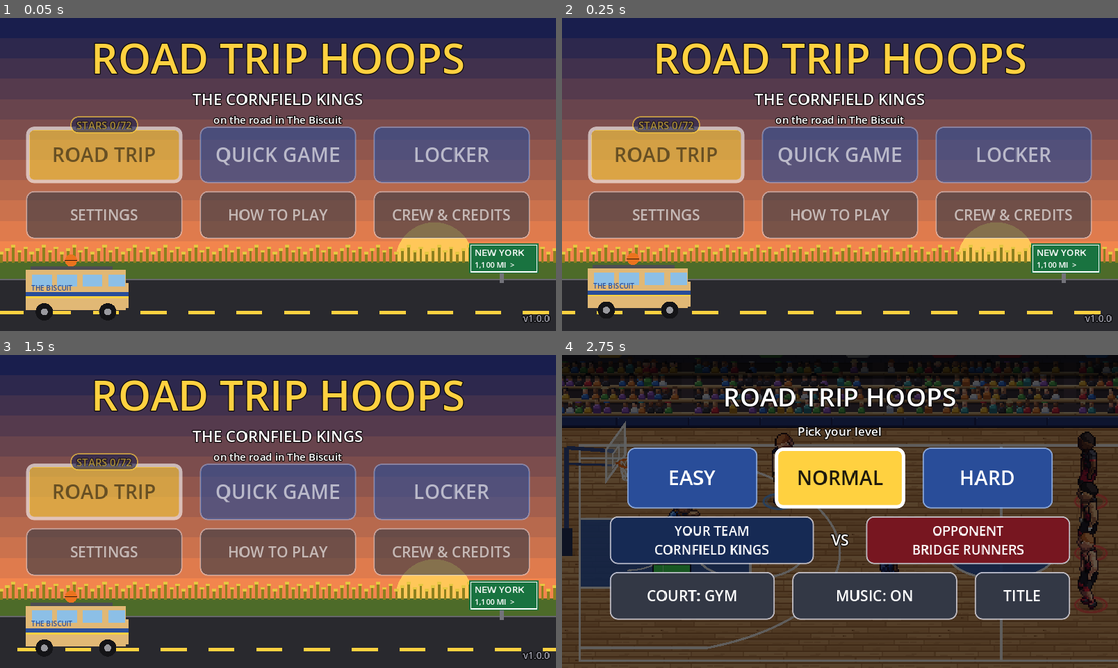
Above: before the commit, frames 1-4 (two rows, left to right).
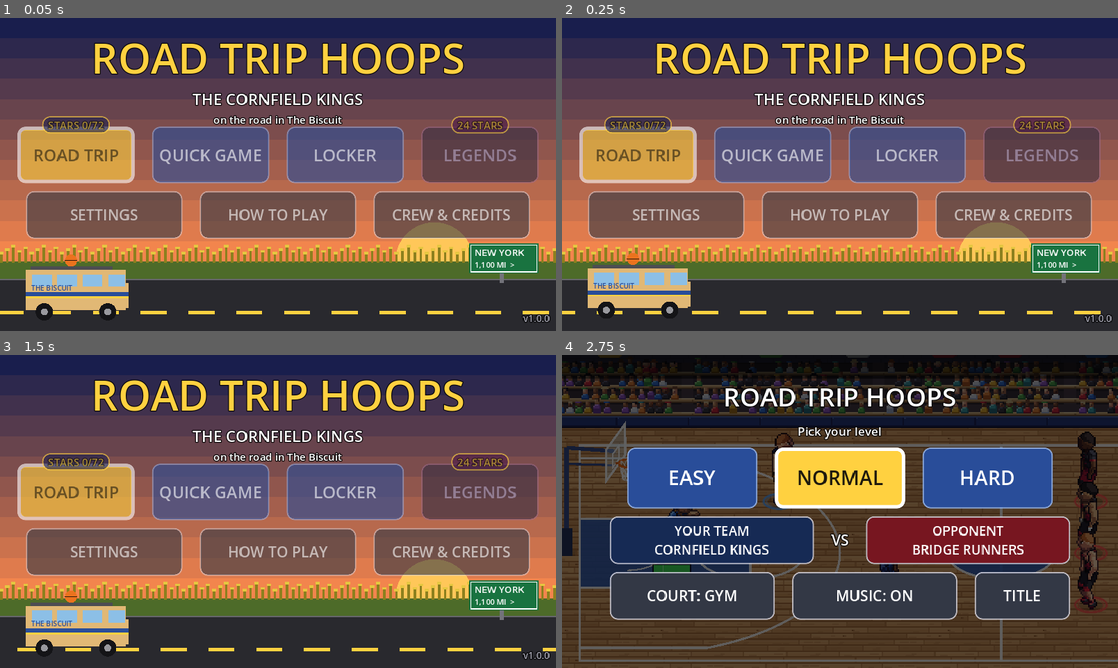
Above: after the commit, the same moments.

Repository: Kirmalo/road-trip-hoops
Game: Godot game, scene res://main.tscn
Two runs of this game, one before a commit and one after it. Both use one fixed random seed, a clock stepped at 60 frames per second and the inputs below.
Inputs:
- Up to frame 1 (0.05 s): no input
- Up to frame 2 (0.25 s): no input
- Up to frame 3 (1.5 s): click "ROAD TRIP" at 0.5 s; click "BACK" at 1.25 s
- Up to frame 4 (2.75 s): click "QUICK GAME" at 2 s

The runs differ from the first frame. In frame 1, 11% of the frame differs, in the area x 3-97%, y 31-53%; in frame 2, 11%; in frame 3, 11%; in frame 4, nothing differs.

Commit message:
P9-15: LEGENDS button on the title, HALL OF LEGENDS on CREW & CREDITS
- Title: LEGENDS joins the top row (ROAD TRIP / QUICK GAME / LOCKER / LEGENDS, 4 x 270 px, font 38;
  all buttons fit 1280 px). Open (Chapter 1's gate met): purple, opens Flow "legends". Locked: dark,
  a "24 STARS" tab on its top edge, and a tap shows "LEGENDS OPEN AT 24 STARS. YOU HAVE n: WIN TRIP
  GAMES!" for 3 s (stays on the title).
- CREW & CREDITS: a HALL OF LEGENDS button top-right (Flow "hall", back "crew") once a legend is
  unlocked.
- Reads legends.gd (P9-12) at run time: load_state(), mode_open(), gate_text(ch), unlocked_ids();
  while it is missing: the gate from legends_data.gd CHAPTERS[0].gate.stars (else 24) against
  Stars.total(), and the unlocked list from legends_save.gd read() (--legends-unlock-all / -none
  honored).
- --titletest: checks every title button lies in the window, the gate tab matches the lock, a locked
  tap stays and shows the line, an open LEGENDS opens "legends" and its BACK lands on the title; on
  CREW the Hall button shows exactly when a legend is unlocked, opens "hall" with back "crew", and
  BACK lands on CREW.

Co-Authored-By: Claude Opus 5.5 <noreply@anthropic.com>
Claude-Session: https://claude.ai/code/session_01K8WPuYbTD1xrCASynmgFd3

Diff:
--- a/scripts/title.gd
+++ b/scripts/title.gd
@@ -6,6 +6,10 @@
 #             QUICK GAME -> today's game (its start panel picks the level and court, as before)
 #             LOCKER (P8-13, owner Q3 a: Flow screen "locker", args {"back": "title"}; the star ladder and the
 #             jersey / ball / van picks, P8-15), with a "STARS n/72" tab on the ROAD TRIP button (Stars.total())
+#             LEGENDS (P9-15, owner L4 a: Flow screen "legends", the era tour) last on the top row; until
+#             Chapter 1's gate (24 stars from any games) it shows locked with the gate on a tab ("24 STARS") and a
+#             tap shows a line saying so. Read through legends.gd's mode_open() / gate_text() (P9-12), with a safe
+#             fallback while legends.gd is missing (the gate from legends_data.gd, else 24, against Stars.total())
 #             SETTINGS, CREW & CREDITS (their own Flow screens), HOW TO PLAY (Flow screen "howto", P7-H3)
 #             and the version ("v1.0.0", from project.godot application/config/version) bottom-right (P7-04)
 #             The level pickers (new trip, Settings) add LEGEND once Stars.legend_open() and difficulty.gd knows the
@@ -14,7 +18,9 @@
 #             FULL SCREEN on/off (P6-T2) and LEFT-HANDED on/off (P7-04: Difficulty.set_left_handed, from the next game)
 #   crew      the version, your crew (from the trip save if there is one: each player's unspent stat points, a
 #             DRAFTED tag, the crew points; P8-13), the art and music credits (every CC-BY item
-#             with title, author, license, source and changes) and the Godot license notice, in a scrolling list
+#             with title, author, license, source and changes) and the Godot license notice, in a scrolling list;
+#             a HALL OF LEGENDS button top-right (Flow screen "hall", args {"back": "crew"}) once one legend is
+#             unlocked (Legends.unlocked_ids(), else the Legends save's list; P9-15)
 # The Road Trip sub-panels swap in place (no reload); every other move is Flow.go(). Each panel ignores taps for
 # PANEL_ARM s, so a quick double tap can't fall through onto the next panel's button in the same spot.
 # trip.gd / save.gd (P5-05) and audio.set_sfx_volume (P5-07) are called only if they exist, so this runs alone:
@@ -23,7 +29,8 @@
 # real window mode every frame (the browser's Esc / back gesture). The first tap of a run puts a saved ON back
 # (Difficulty.restore_fullscreen(), from _input here and in pause.gd).
 # Desktop testing: Escape = BACK. Test: -- --titletest walks every screen and button (LOCKER and back too; checks the
-# STARS tab and the level pickers; add --stars 72 for LEGEND; screenshots with xvfb), puts every
+# STARS tab and the level pickers; add --stars 72 for LEGEND; LEGENDS locked or open, e.g. --stars 0 / --stars 24,
+# and CREW's HALL OF LEGENDS with --legends-unlock-all; screenshots with xvfb), puts every
 # setting back and restores settings.cfg byte for byte at the end.
 
 const UI = preload("res://scripts/ui_kit.gd")
@@ -49,7 +56,6 @@
 const CREW_FONT := 36                          # "THE CORNFIELD KINGS"
 const VAN_FONT := 24                           # "on the road in The Biscuit"
 const MAIN_BTN := Vector2(400, 130)            # CONTINUE / NEW TRIP, START OVER / KEEP MY TRIP
-const TOP_BTN := Vector2(360, 130)             # ROAD TRIP / QUICK GAME / LOCKER (P8-13: over the three side buttons)
 const STAR_FONT := 24                          # "STARS 41/72" on the ROAD TRIP button's tab
 const STAR_TAB_RISE := 24.0                    # px the stars tab sits above the ROAD TRIP button's top edge
 const STAR_TAB_PAD := Vector2(14, 2)           # px inside the stars tab
@@ -58,6 +64,25 @@
 const LEGEND_NAME := "legend"                  # the 4th level's name in Difficulty.NAMES (P8-19)
 const TRIP_LEVEL_BTN4 := Vector2(260, 140)     # the new-trip level buttons when LEGEND makes four
 const SIDE_BTN := Vector2(360, 110)            # SETTINGS / HOW TO PLAY / CREW & CREDITS (three fit 1280 px)
+# P9-15 (owner L4 a): LEGENDS joins the top row, so the four top buttons share 1280 px
+const TOP_BTN4 := Vector2(270, 130)            # ROAD TRIP / QUICK GAME / LOCKER / LEGENDS (4 x 270 + 3 gaps = 1200 px)
+const TOP_FONT4 := 38                          # their text ("QUICK GAME" fits 270 px)
+const LEGENDS_SCREEN := "legends"              # Flow screen (scripts/legends_tour.gd, P9-18; "not built yet" until then)
+const HALL_SCREEN := "hall"                    # Flow screen (scripts/hall.gd, P9-19), args {"back": "crew"} from CREW
+const LEGENDS_PATH := "res://scripts/legends.gd"           # P9-12: mode_open(), gate_text(), unlocked_ids() (optional)
+const LEGENDS_DATA_PATH := "res://scripts/legends_data.gd" # P9-07: CHAPTERS[0].gate.stars, the fallback gate
+const LEGENDS_SAVE_PATH := "res://scripts/legends_save.gd" # P9-02: read().unlocked, the fallback unlock count
+const LEGENDS_GATE_STARS := 24                 # Chapter 1's gate when legends_data.gd isn't there (L4 a: 24 stars)
+const LEGENDS_LOCK_FILL := Color(0.22, 0.18, 0.26)   # the locked LEGENDS button: dark purple-grey
+const LEGENDS_LOCK_TEXT := Color(0.72, 0.66, 0.78)
+const LEGENDS_TAB_FILL := Color(0.30, 0.10, 0.28)    # the gate tab ("24 STARS") on the locked button
+const LEGENDS_MSG_TIME := 3.0                  # s the "LEGENDS OPEN AT 24 STARS" line stays after a tap on the lock
+const LEGENDS_MSG_FONT := 26
+const LEGENDS_MSG_Y := 522.0                   # px: the line's top, under the button rows, above the road
+const LEGENDS_MSG_PAD := Vector2(18, 4)        # px inside its plate
+const HALL_BTN := Vector2(330, 110)            # HALL OF LEGENDS, top-right on CREW & CREDITS (clear of the title)
+const HALL_FONT := 30
+const HALL_MARGIN := 24                        # px from the top-right corner (BACK is BACK_POS top-left)
 const LEVEL_BTN := Vector2(240, 110)           # EASY / NORMAL / HARD in Settings
 const LEVEL_BTN4 := Vector2(200, 110)          # ... and LEGEND: four fit next to the row label (1180 px)
 const LEVEL_FONT4 := 34                        # their text then (NORMAL / LEGEND fit 200 px)
@@ -197,6 +222,8 @@
 var _music_dirty_t := -1.0
 var _scroll: ScrollContainer
 var _art: Control
+var _legends_msg: Label      # the line a tap on the locked LEGENDS button shows (P9-15)
+var _legends_msg_t := 0.0
 
 # --titletest driver (survives the reloads between screens)
 static var _test_step := 0
@@ -237,6 +264,10 @@
 			_save_music_volume()
 	if _art != null:
 		_art.queue_redraw()
+	if _legends_msg_t > 0.0:
+		_legends_msg_t -= delta
+		if _legends_msg_t <= 0.0 and is_instance_valid(_legends_msg):
+			_legends_msg.visible = false
 	if _fs_btn != null and Difficulty.is_fullscreen() != _fs_shown:
 		_refresh_settings()   # left (or entered) full screen through the browser
 	if _test_on:
@@ -291,6 +322,10 @@
 	_panel = which
 	if _content != null:
 		_content.queue_free()
+	if is_instance_valid(_legends_msg):
+		_legends_msg.queue_free()
+	_legends_msg = null
+	_legends_msg_t = 0.0
 	_buttons.clear()
 	var box := UI.vbox(_root, PANEL_GAP)
 	box.alignment = BoxContainer.ALIGNMENT_BEGIN
@@ -326,28 +361,86 @@
 			_btn(UI.hbox(box), "BACK", _show_panel.bind("trip"), UI.KIND_OPT, UI.SMALL_SIZE)
 		_:
 			var r1 := UI.hbox(box)
-			var road: Button = _btn(r1, "ROAD TRIP", _show_panel.bind("trip"), UI.KIND_LIT, TOP_BTN)
+			var road: Button = _top_btn(r1, "ROAD TRIP", _show_panel.bind("trip"), UI.KIND_LIT)
 			_star_tab(road)
-			_btn(r1, "QUICK GAME", _on_quick_game, UI.KIND_MAIN, TOP_BTN)
-			_btn(r1, "LOCKER", _on_locker, UI.KIND_MAIN, TOP_BTN)
+			_top_btn(r1, "QUICK GAME", _on_quick_game, UI.KIND_MAIN)
+			_top_btn(r1, "LOCKER", _on_locker, UI.KIND_MAIN)
+			_legends_button(r1)   # last: its gate tab stays clear of the "on the road" line above the middle
 			var r2 := UI.hbox(box)
 			_btn(r2, "SETTINGS", _go.bind("settings"), UI.KIND_OPT, SIDE_BTN)
 			_btn(r2, "HOW TO PLAY", _on_how_to_play, UI.KIND_OPT, SIDE_BTN)
 			_btn(r2, "CREW & CREDITS", _go.bind("crew"), UI.KIND_OPT, SIDE_BTN)
+	if which == "main":
+		# on a dark plate like the tabs, so it reads over the cornfield and the road sign at any width
+		_legends_msg = UI.label(_root, "", LEGENDS_MSG_FONT, NAME_COLOR)
+		var sb := UI.style_box(STAR_TAB_FILL, NAME_COLOR, UI.BORDER)
+		sb.content_margin_left = LEGENDS_MSG_PAD.x
+		sb.content_margin_right = LEGENDS_MSG_PAD.x
+		sb.content_margin_top = LEGENDS_MSG_PAD.y
+		sb.content_margin_bottom = LEGENDS_MSG_PAD.y
+		_legends_msg.add_theme_stylebox_override("normal", sb)
+		_legends_msg.mouse_filter = Control.MOUSE_FILTER_IGNORE
+		_legends_msg.anchor_left = 0.5
+		_legends_msg.anchor_right = 0.5
+		_legends_msg.offset_left = 0.0
+		_legends_msg.offset_right = 0.0
+		_legends_msg.offset_top = LEGENDS_MSG_Y
+		_legends_msg.grow_horizontal = Control.GROW_DIRECTION_BOTH
+		_legends_msg.visible = false
 	_arm(PANEL_ARM)
+
+# a top-row button: four share the row since LEGENDS (P9-15)
+func _top_btn(parent: Control, text: String, on_tap: Callable, kind: String) -> Button:
+	var b: Button = _btn(parent, text, on_tap, kind, TOP_BTN4)
+	b.add_theme_font_size_override("font_size", TOP_FONT4)
+	return b
+
+# LEGENDS (P9-15, owner L4 a): open = purple, opens the era tour; locked = dark with the gate on a tab ("24 STARS"),
+# and a tap says what opens it (it stays tappable)
+func _legends_button(parent: Control) -> Button:
+	var open: bool = legends_open()
+	var b: Button = _top_btn(parent, "LEGENDS", _on_legends, UI.KIND_LEGEND if open else UI.KIND_OPT)
+	b.name = "LegendsButton"
+	if not open:
+		var sb := UI.style_box(LEGENDS_LOCK_FILL, UI.LEGEND_BORDER.darkened(0.4), UI.BORDER)
+		b.add_theme_stylebox_override("normal", sb)
+		b.add_theme_stylebox_override("hover", sb)
+		b.add_theme_stylebox_override("disabled", sb)
+		UI.set_text_color(b, LEGENDS_LOCK_TEXT)
+		_tab(b, legends_gate_text(), LEGENDS_TAB_FILL, "GateTab")
+	return b
+
+func _on_legends() -> void:
+	if legends_open():
+		_stat("title_legends")
+		_go(LEGENDS_SCREEN)
+		return
+	_stat("title_legends_locked")
+	if is_instance_valid(_legends_msg):
+		_legends_msg.text = legends_locked_text()
+		_legends_msg.visible = true
+		_legends_msg_t = LEGENDS_MSG_TIME
+
+# "LEGENDS OPEN AT 24 STARS. YOU HAVE 9: WIN TRIP GAMES!" (the line under the buttons after a tap on the locked button)
+static func legends_locked_text() -> String:
+	return "LEGENDS OPEN AT %s. YOU HAVE %d: WIN TRIP GAMES!" % [legends_gate_text(), Stars.total()]
 
 # "STARS 41/72": a small tab on the top edge of the ROAD TRIP button (the stars come from trip games); taps go through
 func _star_tab(b: Button) -> void:
+	_tab(b, stars_text(), STAR_TAB_FILL, "StarTab")
+
+# a small tab on a button's top edge (the STARS count, the LEGENDS gate); taps go through to the button
+func _tab(b: Button, text: String, fill: Color, tab_name: String) -> void:
 	var tab := PanelContainer.new()
-	var sb := UI.style_box(STAR_TAB_FILL, NAME_COLOR, UI.BORDER)
+	var sb := UI.style_box(fill, NAME_COLOR, UI.BORDER)
 	sb.content_margin_left = STAR_TAB_PAD.x
 	sb.content_margin_right = STAR_TAB_PAD.x
 	sb.content_margin_top = STAR_TAB_PAD.y
 	sb.content_margin_bottom = STAR_TAB_PAD.y
 	tab.add_theme_stylebox_override("panel", sb)
 	tab.mouse_filter = Control.MOUSE_FILTER_IGNORE
-	tab.name = "StarTab"
-	UI.label(tab, stars_text(), STAR_FONT, NAME_COLOR)
+	tab.name = tab_name
+	UI.label(tab, text, STAR_FONT, NAME_COLOR)
 	b.add_child(tab)
 	tab.anchor_left = 0.5
 	tab.anchor_right = 0.5
@@ -593,6 +686,7 @@
 	t.set_anchors_and_offsets_preset(Control.PRESET_TOP_WIDE)
 	t.offset_top = 30
 	t.offset_bottom = 130
+	_hall_button()
 	_scroll = ScrollContainer.new()
 	_scroll.position = Vector2((1280.0 - SCROLL_SIZE.x) / 2.0, 145)
 	_scroll.size = SCROLL_SIZE
@@ -638,6 +732,24 @@
 	_left(list, Engine.get_license_text(), LICENSE_FONT, STUB_COLOR)
 	_spacer(list, 20)
 	_arm(PANEL_ARM)
+
+# HALL OF LEGENDS (P9-15): top-right on CREW & CREDITS once one legend is unlocked; opens "hall" with back "crew"
+func _hall_button() -> void:
+	if legends_unlocked_count() <= 0:
+		return
+	var b: Button = UI.button(_root, "HALL OF LEGENDS", _tap.bind(_on_hall), UI.KIND_LEGEND, HALL_BTN)
+	b.add_theme_font_size_override("font_size", HALL_FONT)
+	b.name = "HallButton"
+	b.set_anchors_preset(Control.PRESET_TOP_RIGHT)
+	b.offset_left = -HALL_MARGIN - HALL_BTN.x
+	b.offset_right = -HALL_MARGIN
+	b.offset_top = BACK_POS.y
+	b.offset_bottom = BACK_POS.y + HALL_BTN.y
+	_buttons.append(b)
+
+func _on_hall() -> void:
+	_stat("crew_hall")
+	_go(HALL_SCREEN, {"back": "crew"})
 
 func _crew_section(list: Control) -> void:
 	_section(list, "THE " + Cities.CREW_NAME)
@@ -785,6 +897,79 @@
 				return String(Difficulty.NAMES[lv])
 	return lv
 
+# ---------------- legends.gd (P9-12), guarded ----------------
+# legends.gd may not exist yet: its contract functions are called when it has them, else a safe fallback (the gate
+# from legends_data.gd or LEGENDS_GATE_STARS against Stars.total(); the unlocked legends from the Legends save file,
+# with --legends-unlock-all / --legends-unlock-none). All loaded at run time, like cities.gd loads cosmetics.gd.
+
+const UNLOCK_ALL_FLAG := "--legends-unlock-all"
+const UNLOCK_NONE_FLAG := "--legends-unlock-none"
+static var _legends_loaded := false   # Legends.load_state() asked once this run
+
+static func _legends() -> GDScript:
+	var lg: GDScript = _script(LEGENDS_PATH)
+	if lg != null and not _legends_loaded and lg.has_method("load_state"):
+		_legends_loaded = true
+		lg.call("load_state")
+	return lg
+
+# Chapter 1 is open: Legends.mode_open(), else Stars.total() >= the gate
+static func legends_open() -> bool:
+	var lg: GDScript = _legends()
+	if lg != null and lg.has_method("mode_open"):
+		return bool(lg.call("mode_open"))
+	return Stars.total() >= _fallback_gate_stars()
+
+# "24 STARS": Legends.gate_text(<chapter 1>), else from the fallback gate
+static func legends_gate_text() -> String:
+	var lg: GDScript = _legends()
+	if lg != null and lg.has_method("gate_text"):
+		var t: String = str(lg.call("gate_text", _first_chapter_id()))
+		if t != "":
+			return t
+	return "%d STARS" % _fallback_gate_stars()
+
+# how many legends are unlocked for good: Legends.unlocked_ids(), else the Legends save's "unlocked" list
+static func legends_unlocked_count() -> int:
+	var lg: GDScript = _legends()
+	if lg != null and lg.has_method("unlocked_ids"):
+		var ids = lg.call("unlocked_ids")
+		return (ids as Array).size() if ids is Array else 0
+	var cmd: PackedStringArray = OS.get_cmdline_user_args()
+	if cmd.has(UNLOCK_NONE_FLAG):
+		return 0
+	if cmd.has(UNLOCK_ALL_FLAG):
+		return 1
+	var sv: GDScript = _script(LEGENDS_SAVE_PATH)
+	if sv == null or not sv.has_method("read"):
+		return 0
+	var d = sv.call("read")
+	if not (d is Dictionary):
+		return 0
+	var u = (d as Dictionary).get("unlocked", null)
+	return (u as Array).size() if u is Array else 0
+
+# Chapter 1's id from legends_data.gd ("grand" when it isn't there)
+static func _first_chapter_id() -> String:
+	return str(_first_chapter().get("id", "grand"))
+
+static func _first_chapter() -> Dictionary:
+	var data: GDScript = _script(LEGENDS_DATA_PATH)
+	if data == null:
+		return {}
+	var rows = data.get("CHAPTERS")
+	if rows is Array and (rows as Array).size() > 0 and (rows as Array)[0] is Dictionary:
+		return (rows as Array)[0]
+	return {}
+
+static func _fallback_gate_stars() -> int:
+	var g = _first_chapter().get("gate", {})
+	if g is Dictionary:
+		var st = (g as Dictionary).get("stars", null)
+		if st is int or st is float:
+			return int(st)
+	return LEGENDS_GATE_STARS
+
 # ---------------- trip test (P5-15) ----------------
 
 # The default choice: continue a saved trip, else a new trip on the remembered level; settings/crew go back.
@@ -807,6 +992,7 @@
 const TEST_HOWTO_WAIT := 1.0   # s on the How to Play screen before paging (its PANEL_ARM has passed)
 const TEST_HOWTO_PAGE := 0.5   # s on the next page before BACK
 const TEST_MUSIC_VOL := 0.3    # where the test moves the MUSIC slider (and back)
+const TEST_SHOT_DELAY := 0.2   # s after the locked LEGENDS tap before its screenshot (the line is drawn by then)
 
 static var _test_errors := 0
 
@@ -879,16 +1065,32 @@
 		11:
 			_shot("crew")
 			_test_check_credits()
+			_test_check_hall_button()
 			_scroll.scroll_vertical = 100000
 		12:
 			_shot("crew_end")
 			print("TITLE TEST crew list scrolled to %d" % _scroll.scroll_vertical)
-			_press("BACK")
+			if _find_named(_root, "HallButton") != null:
+				_test_hall(get_tree())   # HALL OF LEGENDS, then its BACK lands on CREW again (step 13)
+				_press("HALL OF LEGENDS")
+			else:
+				_press("BACK")
 		13:
+			if scr == "crew":
+				_check(_test_hall_done, "came back to CREW without visiting the Hall")
+				_press("BACK")
+			else:
+				_check(not _test_hall_done, "the hall's BACK went to '%s', not CREW" % scr)
+				_check(scr == "title", "CREW BACK did not come back to the title")
+		14:
+			_check(scr == "title", "not on the title before LOCKER")
 			_test_locker(get_tree())
 			_press("LOCKER")
-		14:
+		15:
 			_check(scr == "title", "LOCKER BACK did not come back to the title")
+			_test_legends_button()
+		16:
+			_check(scr == "title", "LEGENDS did not come back to the title")
 			_test_quick_game(get_tree())
 			_press("QUICK GAME")
 
@@ -951,6 +1153,105 @@
 			if str(Flow.screen) == LOCKER_SCREEN:
 				_check(false, "the locker's BACK did not leave the screen")
 				Flow.go("title")))
+
+# P9-15: the title's buttons all lie inside the window (four on the top row since LEGENDS), the LEGENDS button shows
+# the gate tab exactly when Chapter 1 is locked; open: it opens "legends" and that screen's BACK lands on the title
+# (step 16); locked: a tap stays on the title and shows the gate line
+func _test_legends_button() -> void:
+	var view: Rect2 = get_viewport().get_visible_rect()
+	for b in _buttons:
+		if is_instance_valid(b):
+			var r: Rect2 = (b as Button).get_global_rect()
+			_check(view.encloses(r), "title button '%s' at %s is outside the window %s" % [b.text, r, view])
+	var lb: Node = _find_named(_root, "LegendsButton")
+	_check(lb != null, "no LEGENDS button on the title")
+	if lb == null:
+		return
+	var open: bool = legends_open()
+	var tab: Node = lb.get_node_or_null("GateTab")
+	var tab_text: String = (tab.get_child(0) as Label).text if tab != null and tab.get_child_count() > 0 else "(none)"
+	print("TITLE TEST legends: open %s (stars %d, gate %s), tab %s, legends.gd %s" % [open, Stars.total(),
+			legends_gate_text(), tab_text, ResourceLoader.exists(LEGENDS_PATH)])
+	_check((tab != null) == (not open), "the LEGENDS gate tab is %s on a %s mode" % [
+			"shown" if tab != null else "missing", "open" if open else "locked"])
+	if tab != null:
+		_check(tab_text == legends_gate_text(), "the LEGENDS tab reads '%s'" % tab_text)
+	if open:
+		_test_legends_screen(get_tree())
+		_press("LEGENDS")
+		return
+	_press("LEGENDS")
+	var shown: bool = is_instance_valid(_legends_msg) and _legends_msg.visible
+	print("TITLE TEST legends locked tap: screen %s, line '%s'" % [str(Flow.screen),
+			_legends_msg.text if shown else "(none)"])
+	_check(not _busy and str(Flow.screen) == "title", "the locked LEGENDS button left the title")
+	_check(shown and _legends_msg.text == legends_locked_text(), "the locked LEGENDS tap showed no gate line")
+	get_tree().create_timer(TEST_SHOT_DELAY).timeout.connect(func(): _shot("title_legends_locked"))
+
+static func _test_legends_screen(tree: SceneTree) -> void:
+	tree.create_timer(TEST_HOWTO_WAIT).timeout.connect(func():
+		var node: Node = Flow.current_screen()
+		print("TITLE TEST legends screen: screen=%s node=%s" % [str(Flow.screen),
+				node.get_script().resource_path if node != null and node.get_script() != null else "none"])
+		_check(str(Flow.screen) == LEGENDS_SCREEN, "LEGENDS did not open the legends screen")
+		_shot("legends")
+		var back: Button = _find_back(node)
+		if back != null:
+			print("TITLE TEST legends screen: BACK")
+			back.emit_signal("pressed")
+		else:
+			print("TITLE TEST legends screen: Escape")
+			var k := InputEventKey.new()
+			k.keycode = KEY_ESCAPE
+			k.pressed = true
+			Input.parse_input_event(k)
+		tree.create_timer(TEST_HOWTO_WAIT).timeout.connect(func():
+			if str(Flow.screen) == LEGENDS_SCREEN:
+				_check(false, "the legends screen's BACK did not leave it")
+				Flow.go("title")))
+
+static var _test_hall_done := false
+
+# CREW & CREDITS shows HALL OF LEGENDS exactly when a legend is unlocked
+func _test_check_hall_button() -> void:
+	var n: int = legends_unlocked_count()
+	var hb: Node = _find_named(_root, "HallButton")
+	print("TITLE TEST crew: legends unlocked %d, HALL OF LEGENDS %s" % [n, "shown" if hb != null else "not shown"])
+	_check((hb != null) == (n > 0), "HALL OF LEGENDS is %s with %d legends unlocked" % [
+			"shown" if hb != null else "missing", n])
+	if hb != null:
+		_check(get_viewport().get_visible_rect().encloses((hb as Button).get_global_rect()),
+				"HALL OF LEGENDS is outside the window")
+
+# HALL OF LEGENDS opens "hall" with back = crew, and its BACK (Escape if none) lands on CREW & CREDITS again
+static func _test_hall(tree: SceneTree) -> void:
+	tree.create_timer(TEST_HOWTO_WAIT).timeout.connect(func():
+		var node: Node = Flow.current_screen()
+		print("TITLE TEST hall: screen=%s back=%s node=%s" % [str(Flow.screen), str(Flow.args.get("back", "")),
+				node.get_script().resource_path if node != null and node.get_script() != null else "none"])
+		_check(str(Flow.screen) == HALL_SCREEN, "HALL OF LEGENDS did not open the hall screen")
+		_check(str(Flow.args.get("back", "")) == "crew", "HALL OF LEGENDS did not pass back = crew")
+		_shot("hall")
+		_test_hall_done = true
+		var back: Button = _find_back(node)
+		if back != null:
+			print("TITLE TEST hall: BACK")
+			back.emit_signal("pressed")
+		else:
+			print("TITLE TEST hall: Escape")
+			var k := InputEventKey.new()
+			k.keycode = KEY_ESCAPE
+			k.pressed = true
+			Input.parse_input_event(k)
+		tree.create_timer(TEST_HOWTO_WAIT).timeout.connect(func():
+			if str(Flow.screen) == HALL_SCREEN:   # where it landed is checked on CREW (step 13)
+				_check(false, "the hall's BACK did not leave it")
+				Flow.go("title")))
+
+static func _find_named(node: Node, n: String) -> Node:
+	if node == null:
+		return null
+	return node.find_child(n, true, false)
 
 func _press(text: String) -> void:
 	for b in _buttons:
